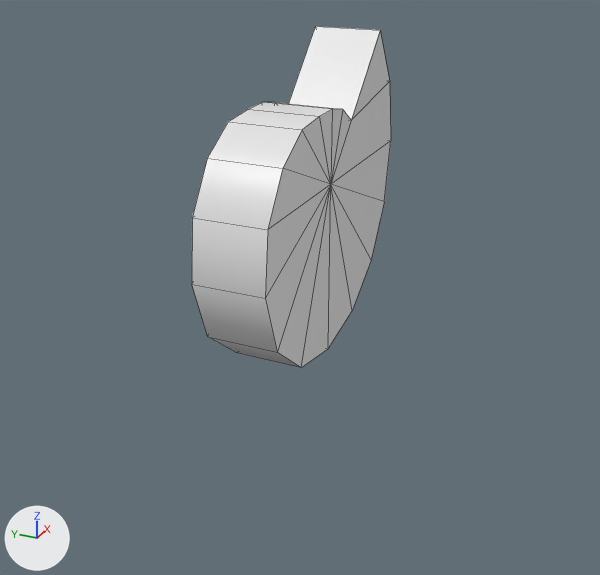
An edit to the Blender file datas/meshes/screen.blend, drawn before and after from the same camera.
Rendered twice from a 50 mm lens placed at (-0.0793, -0.0361, 0.0268), pointed at (0.0019, 0.0005, -0.0138). Lighting does not change. The marker at lower left points along +X, +Y and +Z. Mesh edges are drawn as thin lines. The same objects are shown in both versions, whatever each file hides. Objects named as collision shapes, trigger or cutter boxes, shadow casters or lower levels of detail are left out.

In view in the first picture: '0-came'.
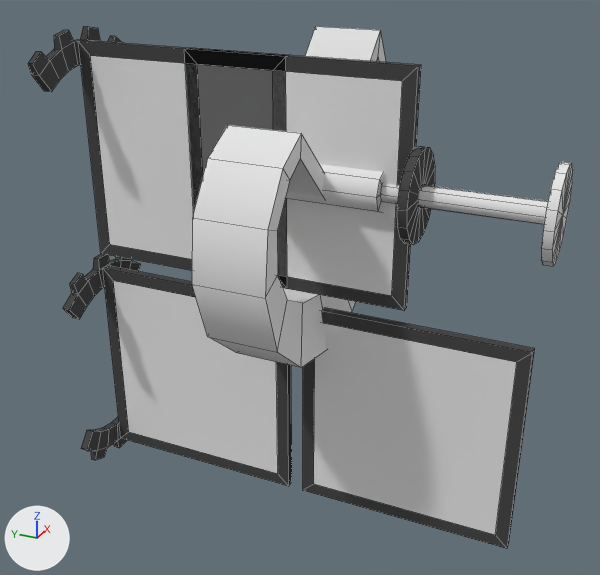
Location of each change, (x1, y1, x2, y2) in pixels of the pictures (600 x 575 px; the box of a moved part takes in the faces that stretch with it):
'0-came', reshaped (91% wider)
    before: (192, 26, 391, 368)
    after: (192, 26, 573, 368)
'6-screen3', added
    after: (303, 307, 535, 549)
    faces in mat_white_003 (white #e7e7e7): (314, 323, 517, 535)
    faces in mat_black_003 (dark grey #4b4b4b): (303, 307, 535, 549)
'3-screen0', added
    after: (184, 48, 435, 311)
    faces in mat_white (white #e7e7e7): (197, 64, 402, 296)
    faces in mat_black (dark grey #4b4b4b): (184, 48, 435, 311)
'5-screen2', added
    after: (63, 254, 292, 486)
    faces in mat_white_001 (white #e7e7e7): (113, 281, 278, 474)
    faces in mat_black_001 (dark grey #4b4b4b): (63, 254, 292, 486)
'4-screen1', added
    after: (28, 26, 289, 289)
    faces in mat_white_001 (white #e7e7e7): (91, 56, 273, 259)
    faces in mat_black_001 (dark grey #4b4b4b): (28, 26, 289, 289)
part 1 of me_0_came, added
    after: (285, 164, 384, 213)
part 2 of me_0_came, added
    after: (541, 162, 573, 266)
part 3 of me_0_came, added
    after: (381, 183, 548, 224)
part 4 of me_0_came, moved or reshaped
    before: (208, 26, 391, 368)
    after: (208, 26, 386, 368)

Patch to the scene script:
```diff
--- a/datas/meshes/screen.blend.py
+++ b/datas/meshes/screen.blend.py
@@ me_0_came @@
-me_0_came.from_pydata(...)  # 36 vertices, 49 faces; spans x -0.016..0.02, y -0.004..0.004, z -0.02..0.0141
-me_0_came.materials.append(mat_material)  # white #e7e7e7
+me_0_came.from_pydata(...)  # 126 vertices, 136 faces; spans x -0.016..0.02, y -0.028..0.01, z -0.02..0.0141
+# me_0_came part 1: a new loose piece, an 8-sided cylinder along y spanning x -0.0024..0.0024, y -0.01..0.01, z -0.0024..0.0024, in mat_white (white #e7e7e7)
+# me_0_came part 2: a new loose piece, a 16-sided cylinder along y spanning x -0.005..0.005, y -0.028..-0.027, z -0.005..0.005, in mat_white (white #e7e7e7)
+# me_0_came part 3: a new loose piece of 16 vertices spanning x -0.0012..0.0012, y -0.027..-0.01, z -0.0012..0.0012, in mat_white (white #e7e7e7)
+# me_0_came part 4
+# 8 vertices are removed from x -0.0033..0.0057, y -0.004..0.004, z 0.0057..0.008
+# 37 faces are deleted
+# 2 vertices move from x -0.0076, y -0.004..0.004, z 0.0076 to x -0.0077, y -0.004..0.004, z 0.0072
+# 22 vertices are added at x -0.0132..0.0179, y -0.004..0.0036, z -0.0131..0.0113
+# 8 new vertices lie (0.0, 0.008, 0.0) away from vertices in x -0.0132..0.0179, y -0.004, z -0.0014..0.0113
+# 44 new faces join them
+me_0_came.materials.append(mat_white)  # white #e7e7e7
@@ ob_6_screen3 @@
+ob_6_screen3 = bpy.data.objects.new('6-screen3', me_6_screen3)  # 12 vertices, 10 faces; spans x -0.0005..0.0005, y -0.013..0.013, z -0.013..0.013; in mat_black_003 (dark grey #4b4b4b), mat_white_003 (white #e7e7e7)
+ob_6_screen3.location = (0.0, -0.014, -0.028)
@@ ob_5_screen2 @@
+ob_5_screen2 = bpy.data.objects.new('5-screen2', me_4_screen1_001)  # 100 vertices, 95 faces; spans x -0.0077..0.0077, y -0.013..0.014, z -0.0144..0.0144; in mat_black_001 (dark grey #4b4b4b), mat_white_001 (white #e7e7e7)
+ob_5_screen2.location = (0.0, 0.014, -0.028)
@@ ob_4_screen1 @@
+ob_4_screen1 = bpy.data.objects.new('4-screen1', me_4_screen1)  # 60 vertices, 55 faces; spans x -0.0082..0.0082, y -0.013..0.014, z -0.013..0.0144; in mat_black_001 (dark grey #4b4b4b), mat_white_001 (white #e7e7e7)
+ob_4_screen1.location = (0.0, 0.014, 0.0)
@@ ob_3_screen0 @@
+ob_3_screen0 = bpy.data.objects.new('3-screen0', me_3_screen0)  # 46 vertices, 58 faces; spans x -0.005..0.005, y -0.014..0.013, z -0.013..0.013; in mat_black (dark grey #4b4b4b), mat_white (white #e7e7e7); modifiers EDGE_SPLIT
+ob_3_screen0.location = (0.0, 0.0, 0.0)
```
